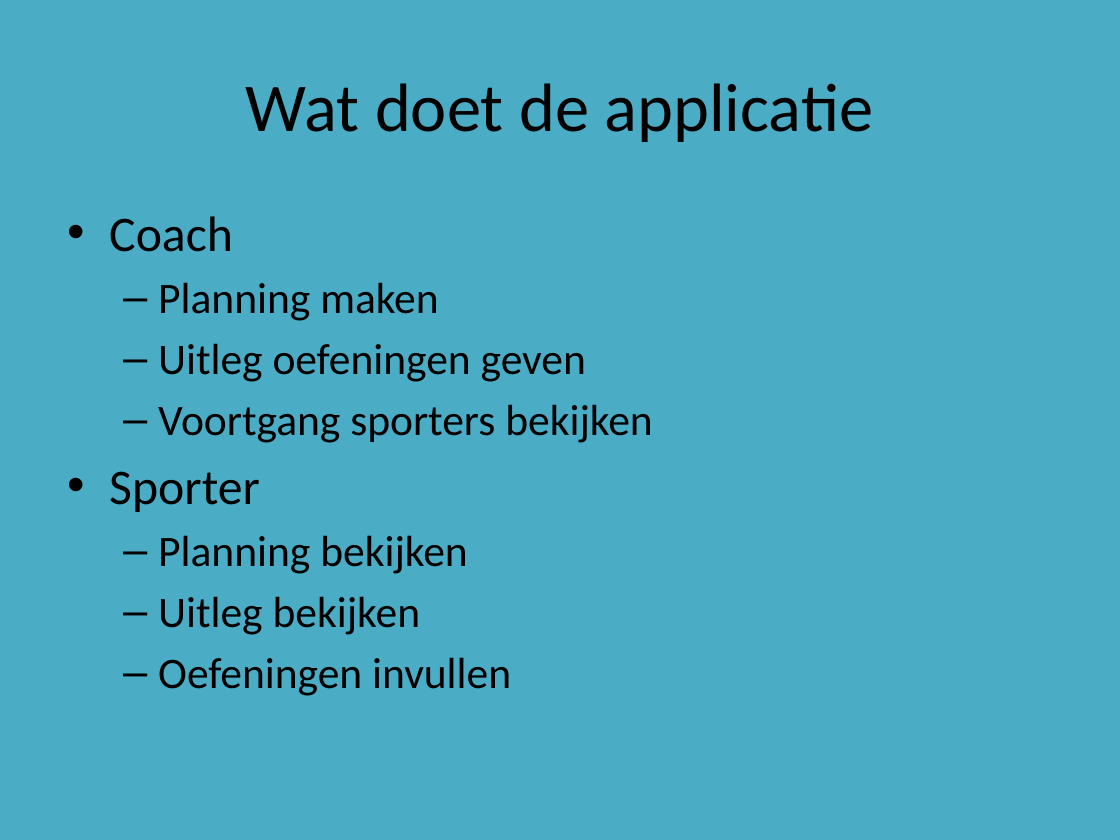
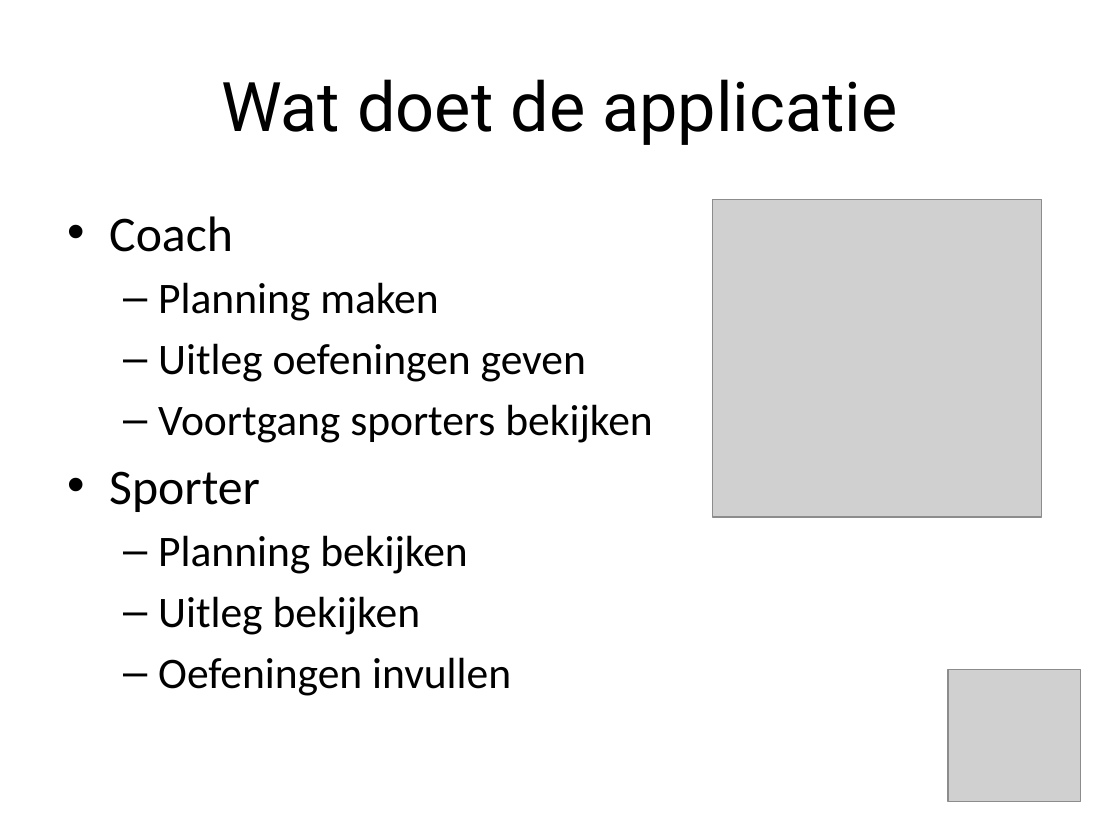
Before and after one commit to DASnoeken/Powerlift_App, a slide deck: slide 2 of Powerlift Powerpoint.pptx. Drawn at 1120x840 pixels with LibreOffice and Linux fonts; fonts in the diff are those of the drawing; grey boxes stand for pictures; background and template pictures are left out. Boxes give left, top, right and bottom in pixels: in the first picture for what was removed or moved away, otherwise in the second. Text is boxed around its words. In the diff, an @@ line names an element or a change of style, - is before the commit and + after.

```diff
--- a/Powerlift Powerpoint.pptx
+++ b/Powerlift Powerpoint.pptx
@@ background #4BACC6 to picture (left out) @@
@@ title "Wat doet de applicatie" at [221,79,898,145]: font Calibri to Roboto @@
@@ picture added at [712,199,1042,516] @@
@@ picture added at [948,670,1080,802] @@
```
Also in this commit, not shown: 9 other slides changed, 1 slide added, 1 other file.
